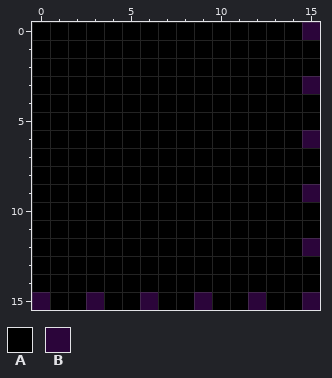
A pixel-art file gets an edit: Assets/Sprites/Aseprite/ItemSlot.aseprite. The first picture shows the starting point.
16x16 pixels, 1 frame.
Palette (. is transparent): A #000000  B #2b053a
Now the later version:
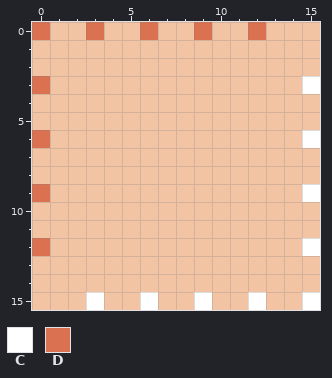
Colours new in this view: C #ffffff  D #da7150
Change:
colour A: #000000 -> #f3c4a4
y 0: x 0 A -> D; x 3 A -> D; x 6 A -> D; x 9 A -> D; x 12 A -> D; x 15 B -> A
y 3: x 0 A -> D; x 15 B -> C
y 6: x 0 A -> D; x 15 B -> C
y 9: x 0 A -> D; x 15 B -> C
y 12: x 0 A -> D; x 15 B -> C
y 15: x 0 B -> A; x 3 B -> C; x 6 B -> C; x 9 B -> C; x 12 B -> C; x 15 B -> C
